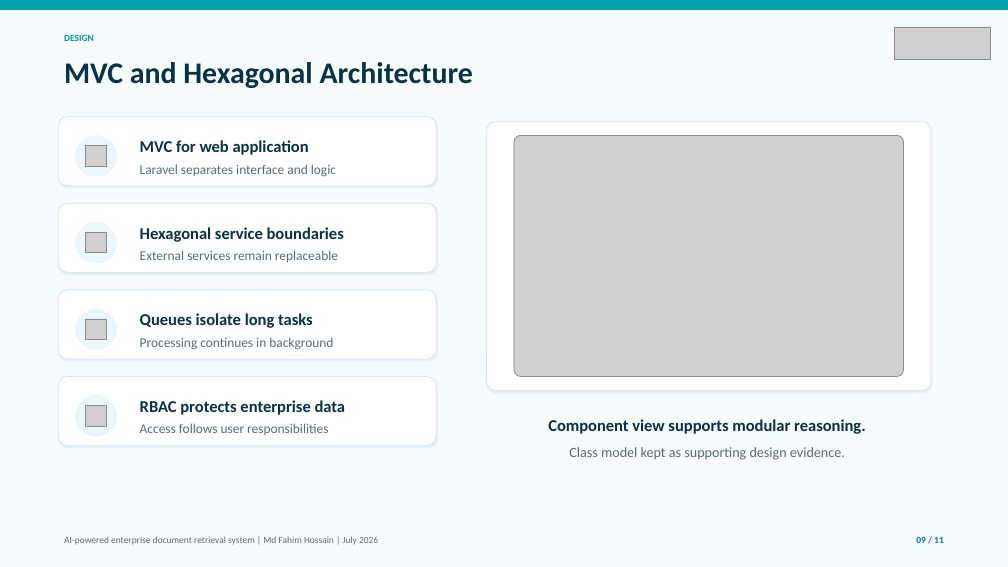
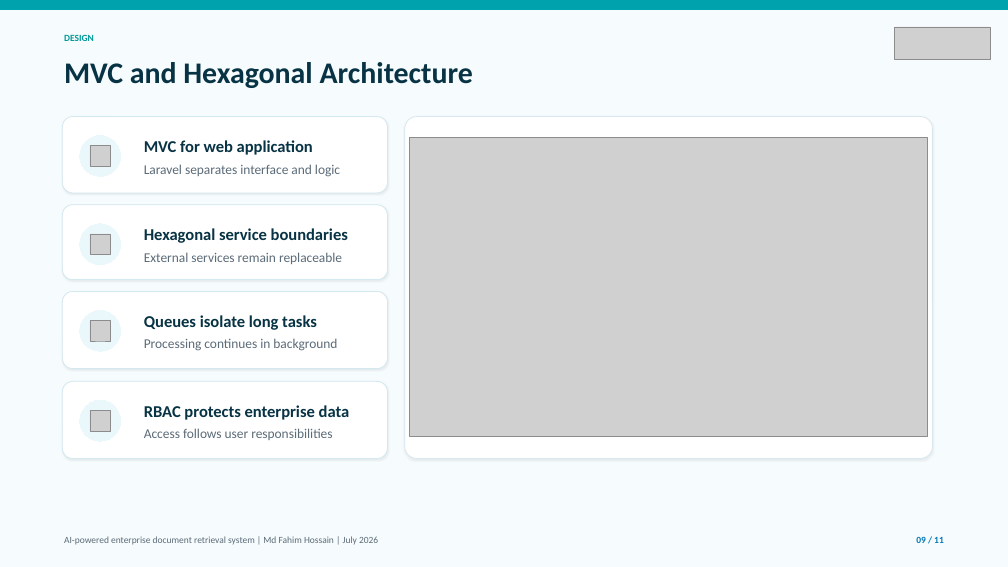
Before and after one commit to alifhossain174/Masters-Internship-Report, a slide deck: slide 9 of Software Specification & Design.pptx. Drawn at 1008x567 pixels with LibreOffice and Linux fonts; fonts in the diff are those of the drawing; grey boxes stand for pictures. Boxes give left, top, right and bottom in pixels: in the first picture for what was removed or moved away, otherwise in the second. Text is boxed around its words. In the diff, an @@ line names an element or a change of style, - is before the commit and + after.

```diff
--- a/Software Specification & Design.pptx
+++ b/Software Specification & Design.pptx
@@ rounded rectangle: place and size @@
-rounded rectangle at bbox=[58, 116, 436, 186]
+rounded rectangle at bbox=[63, 116, 388, 193]
@@ rounded rectangle: place and size @@
-rounded rectangle at bbox=[487, 121, 932, 390]
+rounded rectangle at bbox=[405, 116, 932, 458]
@@ picture: place and size @@
-picture at bbox=[514, 135, 904, 377]
+picture at bbox=[410, 138, 927, 437]
@@ text "Laravel separates interface and logic": place and size @@
-text "Laravel separates interface and logic" at bbox=[140, 164, 336, 177]
+text "Laravel separates interface and logic" at bbox=[144, 164, 340, 177]
@@ rounded rectangle: place and size @@
-rounded rectangle at bbox=[58, 203, 436, 273]
+rounded rectangle at bbox=[63, 205, 388, 280]
@@ text "External services remain replaceable": place and size @@
-text "External services remain replaceable" at bbox=[140, 250, 338, 262]
+text "External services remain replaceable" at bbox=[144, 252, 342, 264]
@@ rounded rectangle: place and size @@
-rounded rectangle at bbox=[58, 290, 436, 359]
+rounded rectangle at bbox=[63, 292, 388, 369]
@@ 3 texts, 3 ellipses, 3 pictures: place and size @@
-3 texts, 3 ellipses, 3 pictures at bbox=[76, 135, 344, 349]
+3 texts, 3 ellipses, 3 pictures at bbox=[79, 135, 348, 352]
@@ text "Processing continues in background": place and size @@
-text "Processing continues in background" at bbox=[140, 337, 333, 350]
+text "Processing continues in background" at bbox=[144, 338, 337, 351]
@@ rounded rectangle: place and size @@
-rounded rectangle at bbox=[58, 377, 436, 446]
+rounded rectangle at bbox=[63, 381, 388, 458]
@@ 1 text, 1 ellipse, 1 picture: place and size @@
-1 text, 1 ellipse, 1 picture at bbox=[76, 395, 346, 436]
+1 text, 1 ellipse, 1 picture at bbox=[79, 400, 350, 441]
@@ text removed at bbox=[548, 419, 866, 434] @@
-Component view supports modular reasoning.
@@ text "Access follows user responsibilities": place and size @@
-text "Access follows user responsibilities" at bbox=[140, 423, 328, 435]
+text "Access follows user responsibilities" at bbox=[144, 428, 332, 440]
@@ text removed at bbox=[569, 447, 845, 460] @@
-Class model kept as supporting design evidence.
```
Also in this commit, not shown: 9 other slides changed, 1 other file.
